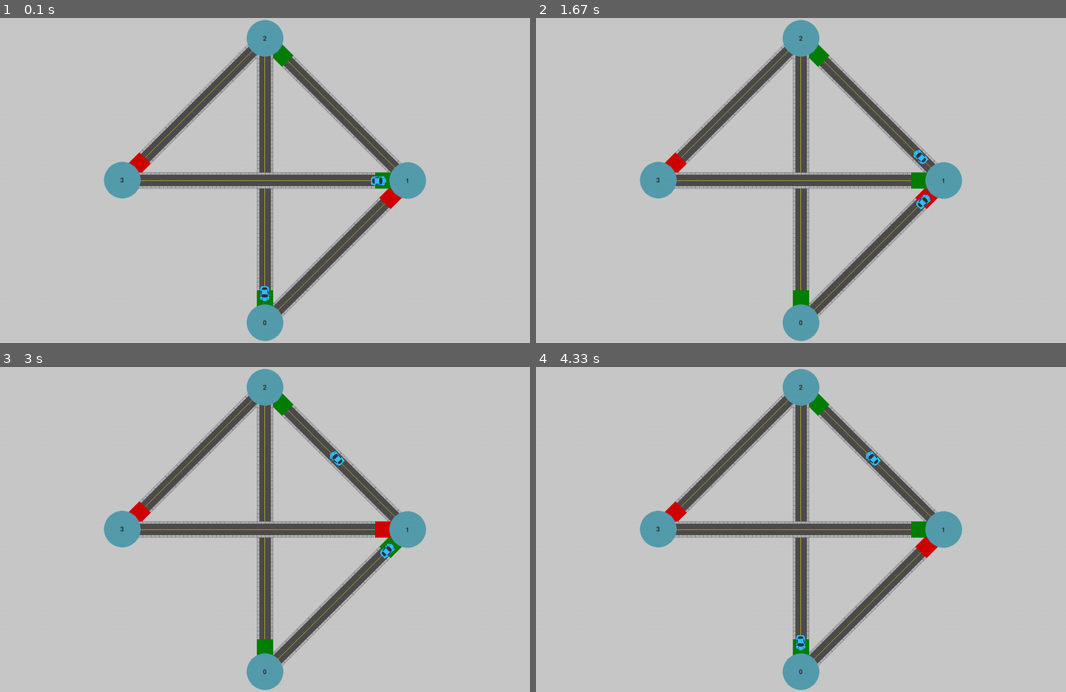
Above: before the commit, frames 1-4 (two rows, left to right).
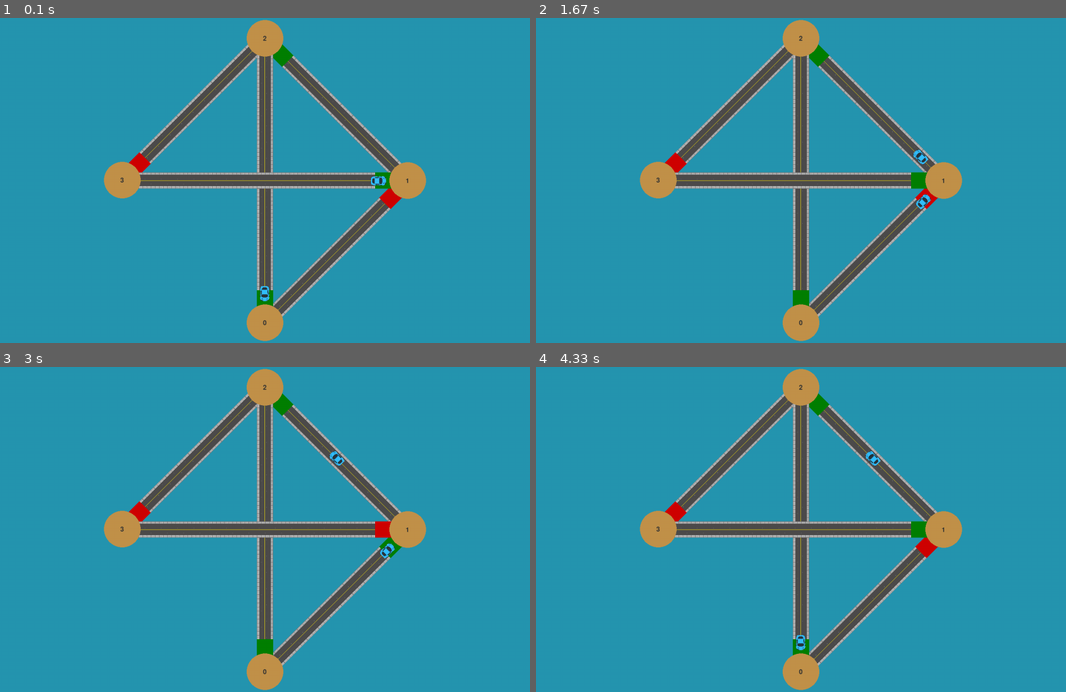
Above: after the commit, the same moments.

Repository: fernandorego/feup-iart-traffic-signaling
Game: pygame game, started from traffic_signaling/src/main.py
The game is run twice, just before and just after one commit, with the same random seed, the same clock (stepped at 60 frames per second) and the same inputs.
Inputs:
- Up to frame 1 (0.1 s): no input
- Up to frame 2 (1.67 s): no input
- Up to frame 3 (3 s): no input
- Up to frame 4 (4.33 s): no input

The runs differ from the first frame. In frame 1, 91% of the frame differs, in the area x 0-100%, y 0-100%; in frame 2, 91%; in frame 3, 91%; in frame 4, 91%.

Commit message:
Clean code

Diff:
--- a/traffic_signaling/src/controller/city_controller.py
+++ b/traffic_signaling/src/controller/city_controller.py
@@ -1,13 +1,13 @@
+import pygame
 import math
 from collections import deque
 from time import sleep
-
-import pygame
 from model.city import City
 from model.schedule import Schedule
 from view.city_viewer import CityViewer
 
-BG_COLOR = (200, 200, 200)
+BG_COLOR = (37, 150, 176)
+MARGIN_OFFSET = 50
 
 
 class CityController:
@@ -23,10 +23,10 @@
     def set_intersection_pos(self) -> None:
         intersections_no = len(self.city.intersections)
         center = (self.window_size[0] / 2, self.window_size[1] / 2)
-        radius = self.window_size[1] / 2 - 50
+        radius = self.window_size[1] / 2 - MARGIN_OFFSET
         angle = 0
         rotation_angle = (2 * math.pi) / intersections_no
-        for id, intersection in self.city.intersections.items():
+        for _id, intersection in self.city.intersections.items():
             intersection.set_pos(center[0] + math.sin(angle)*radius,
                                  center[1] + math.cos(angle)*radius)
 
@@ -34,7 +34,6 @@
         return
 
     def simulate(self):
-        # setup simulation helpers
         street_queue = {street_id: deque()
                         for street_id in range(self.city.no_streets)}
 
@@ -48,8 +47,6 @@
             street_queue[car_path[car.id][0].id].append(car.id)
             next_analysed_time[car.id] = 0
 
-        # run simulation
-        score = 0
         for current_time in range(self.city.duration + 1):
             crossed_intersections = []
             scheduled_removals = []
@@ -59,10 +56,8 @@
                 green_lights_streets.append(
                     intersection[current_time % green_cycle_duration[id]])
 
-            # {street_id: [street, L]}
             cars_position = {car_id: [car_path[car_id][0].id, max(next_analysed_time[car_id] - current_time, 0)]
                              for car_id in car_path}
-            print("TIME=", current_time, "CARS=", cars_position)
 
             for car_id in car_path:
                 if next_analysed_time[car_id] > current_time:
--- a/traffic_signaling/src/controller/pygame_controller.py
+++ b/traffic_signaling/src/controller/pygame_controller.py
@@ -5,15 +5,11 @@
 from model.schedule import Schedule
 
 WINDOW_SIZE = (1300, 800)
-BG_COLOR = (200, 200, 200)
-FPS = 5
 
 
 class PygameController:
     def __init__(self, city: City, schedule: Schedule) -> None:
         self.window_size = WINDOW_SIZE
-        self.fps = FPS
-        self.bg_color = BG_COLOR
         self.window = self.init_pygame()
         self.city_controller = CityController(
             city, schedule, self.window, WINDOW_SIZE)
@@ -31,11 +27,7 @@
             if event.type == pygame.QUIT:
                 self.quit_pygame()
 
-    def set_bg_color(self, r, g, b) -> None:
-        self.bg_color = (r, g, b)
-
     def main(self) -> None:
-        # self.city_controller.draw()
         self.city_controller.simulate()
 
     def update(self) -> None:
--- a/traffic_signaling/src/model/city.py
+++ b/traffic_signaling/src/model/city.py
@@ -7,8 +7,8 @@
     def __init__(self):
         self.cars = []
         self.streets = []
-        self.intersections = {}  # by intersection_id
-        self.street_intersection = {}  # by street name
+        self.intersections = {}
+        self.street_intersection = {}
         self.no_streets = 0
         self.duration = 0
         self.car_value = 0
@@ -27,7 +27,8 @@
         city.no_intersections = int(no_intersections)
 
         # add blank intersections
-        city.intersections = {intersection_id: Intersection() for intersection_id in range(int(no_intersections))}
+        city.intersections = {intersection_id: Intersection()
+                              for intersection_id in range(int(no_intersections))}
 
         # connect intersections through streets
         street_by_name = {}  # helper for later exploring cars
--- a/traffic_signaling/src/view/city_viewer.py
+++ b/traffic_signaling/src/view/city_viewer.py
@@ -2,13 +2,22 @@
 from math import atan2, degrees, radians, cos, sin, dist
 from model.city import City
 
-INTERSECTION_COLOR = (85, 156, 173)
+INTERSECTION_COLOR = (194, 146, 74)
+INTERSECTION_SIZE = 45
+FONT_SIZE = 24
 TEXT_COLOR = (50, 50, 50)
 BLOCKSIZE = 40
 CAR_LEN = 40
 CAR_WIDTH = 30
 GREEN = (0, 255, 0)
 RED = (255, 0, 0)
+LIGHT_OFFSET = 70
+CAR_OFFSET = 1.8
+
+ROAD_IMAGE = '../asset/img/road.png'
+CAR_IMAGE = '../asset/img/car.png'
+GREEN_LIGHT_IMAGE = '../asset/img/green.png'
+RED_LIGHT_IMAGE = '../asset/img/red.png'
 
 
 class CityViewer:
@@ -18,7 +27,6 @@
 
     def get_roads(self):
         streets = []
-
         for id1, intersection1 in self.city.intersections.items():
             for outcoming in intersection1.outgoing_streets:
                 st = False
@@ -37,12 +45,12 @@
         for street in self.streets:
             green = street[3] in green_lights_streets
             self.draw_road(window, street, green)
-            # if street[0] in cars_position:
+
             for id, info in cars_position.items():
                 if info[0] == street[0]:
                     self.draw_car(window, street, info[1])
 
-        font = pygame.font.SysFont(None, 24)
+        font = pygame.font.SysFont(None, FONT_SIZE)
 
         for id, intersection in self.city.intersections.items():
             self.draw_intersection(window, id, intersection, font)
@@ -54,23 +62,7 @@
         angle = degrees(atan2(end_intersect_pos[1] - start_intersect_pos[1],
                               end_intersect_pos[0] - start_intersect_pos[0]))
 
-        green_block = pygame.image.load(
-            '../asset/img/green.png').convert_alpha()
-        green_block = pygame.transform.scale(
-            green_block, (BLOCKSIZE, BLOCKSIZE))
-        green_block = pygame.transform.rotate(green_block, -angle)
-
-        red_block = pygame.image.load(
-            '../asset/img/red.png').convert_alpha()
-        red_block = pygame.transform.scale(
-            red_block, (BLOCKSIZE, BLOCKSIZE))
-        red_block = pygame.transform.rotate(red_block, -angle)
-
-        road_block = pygame.image.load(
-            '../asset/img/road.png').convert_alpha()
-        road_block = pygame.transform.scale(
-            road_block, (BLOCKSIZE, BLOCKSIZE))
-        road_block = pygame.transform.rotate(road_block, -angle)
+        road_block, green_block, red_block = self.load_blocks(angle)
 
         pos = start_intersect_pos
 
@@ -78,11 +70,11 @@
 
         while (dist(pos, end_intersect_pos) <= distance):
             distance = dist(pos, end_intersect_pos)
-            if green and distance < 70:
+            if green and distance < LIGHT_OFFSET:
                 rotated_center = (green_block.get_rect(
                     center=(pos[0], pos[1])))
                 window.blit(green_block, rotated_center)
-            elif not green and distance < 70:
+            elif not green and distance < LIGHT_OFFSET:
                 rotated_center = (red_block.get_rect(
                     center=(pos[0], pos[1])))
                 window.blit(red_block, rotated_center)
@@ -95,7 +87,6 @@
                    pos[1] + round(BLOCKSIZE*sin(radians(angle))))
 
     def draw_car(self, window, street, l):
-
         start_intersect_pos = self.city.intersections[street[1]].get_pos()
         end_intersect_pos = self.city.intersections[street[2]].get_pos()
 
@@ -105,17 +96,13 @@
         distance = dist(start_intersect_pos, end_intersect_pos) / street[4]
 
         if l == 0:
-            pos = (start_intersect_pos[0] + round(street[4] * distance * cos(angle) - 1.8 * BLOCKSIZE * cos(angle)),
-                   start_intersect_pos[1] + round(street[4] * distance * sin(angle) - 1.8 * BLOCKSIZE * sin(angle)))
+            pos = (start_intersect_pos[0] + round(street[4] * distance * cos(angle) - CAR_OFFSET * BLOCKSIZE * cos(angle)),
+                   start_intersect_pos[1] + round(street[4] * distance * sin(angle) - CAR_OFFSET * BLOCKSIZE * sin(angle)))
         else:
             pos = (start_intersect_pos[0] + round((street[4] - l) * distance * cos(angle) - 0.5 * distance * cos(angle)),
                    start_intersect_pos[1] + round((street[4] - l) * distance * sin(angle) - 0.5 * distance * sin(angle)))
 
-        car = pygame.image.load(
-            '../asset/img/car.png').convert_alpha()
-        car = pygame.transform.scale(
-            car, (CAR_LEN, CAR_WIDTH))
-        car = pygame.transform.rotate(car, -degrees(angle))
+        car = self.load_car(angle)
 
         rotated_center = (car.get_rect(
             center=(pos[0], pos[1])))
@@ -123,7 +110,30 @@
 
     def draw_intersection(self, window, id, intersection, font):
         pygame.draw.circle(window, INTERSECTION_COLOR,
-                           intersection.get_pos(), 45.0)
+                           intersection.get_pos(), INTERSECTION_SIZE)
         img = font.render(str(id), True, TEXT_COLOR)
-        window.blit(img, (intersection.get_pos()[0] - 5,
-                          intersection.get_pos()[1] - 7))
+        pos = intersection.get_pos()
+        window.blit(img, (pos[0] - 5, pos[1] - 7))
+
+    def load_blocks(self, angle):
+        green_block = pygame.image.load(GREEN_LIGHT_IMAGE).convert_alpha()
+        green_block = pygame.transform.scale(
+            green_block, (BLOCKSIZE, BLOCKSIZE))
+
+        red_block = pygame.image.load(RED_LIGHT_IMAGE).convert_alpha()
+        red_block = pygame.transform.scale(
+            red_block, (BLOCKSIZE, BLOCKSIZE))
+
+        road_block = pygame.image.load(ROAD_IMAGE).convert_alpha()
+        road_block = pygame.transform.scale(
+            road_block, (BLOCKSIZE, BLOCKSIZE))
+
+        return (pygame.transform.rotate(road_block, -angle),
+                pygame.transform.rotate(green_block, -angle),
+                pygame.transform.rotate(red_block, -angle))
+
+    def load_car(self, angle):
+        car = pygame.image.load(CAR_IMAGE).convert_alpha()
+        car = pygame.transform.scale(
+            car, (CAR_LEN, CAR_WIDTH))
+        return pygame.transform.rotate(car, -degrees(angle))
